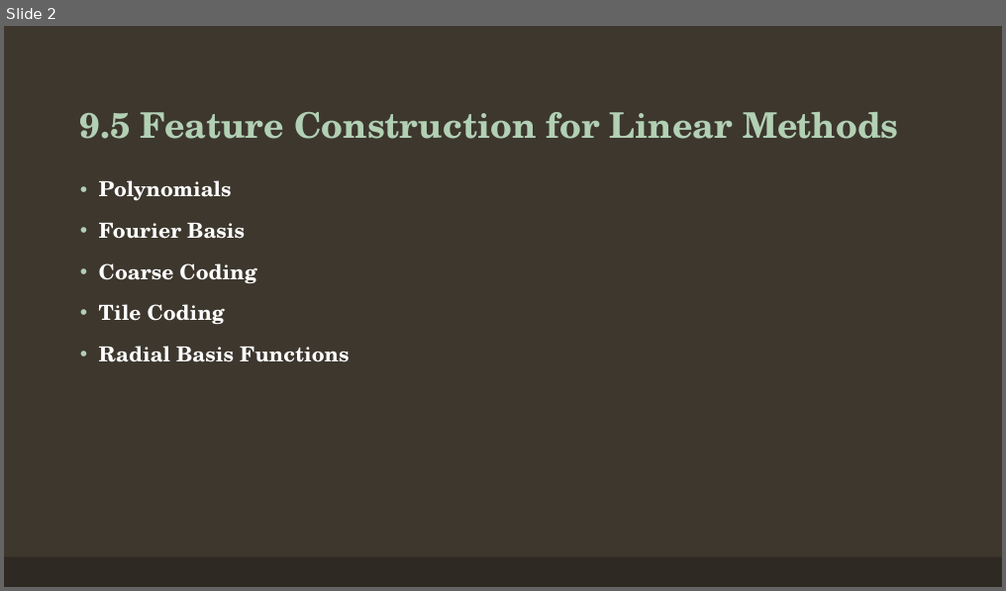
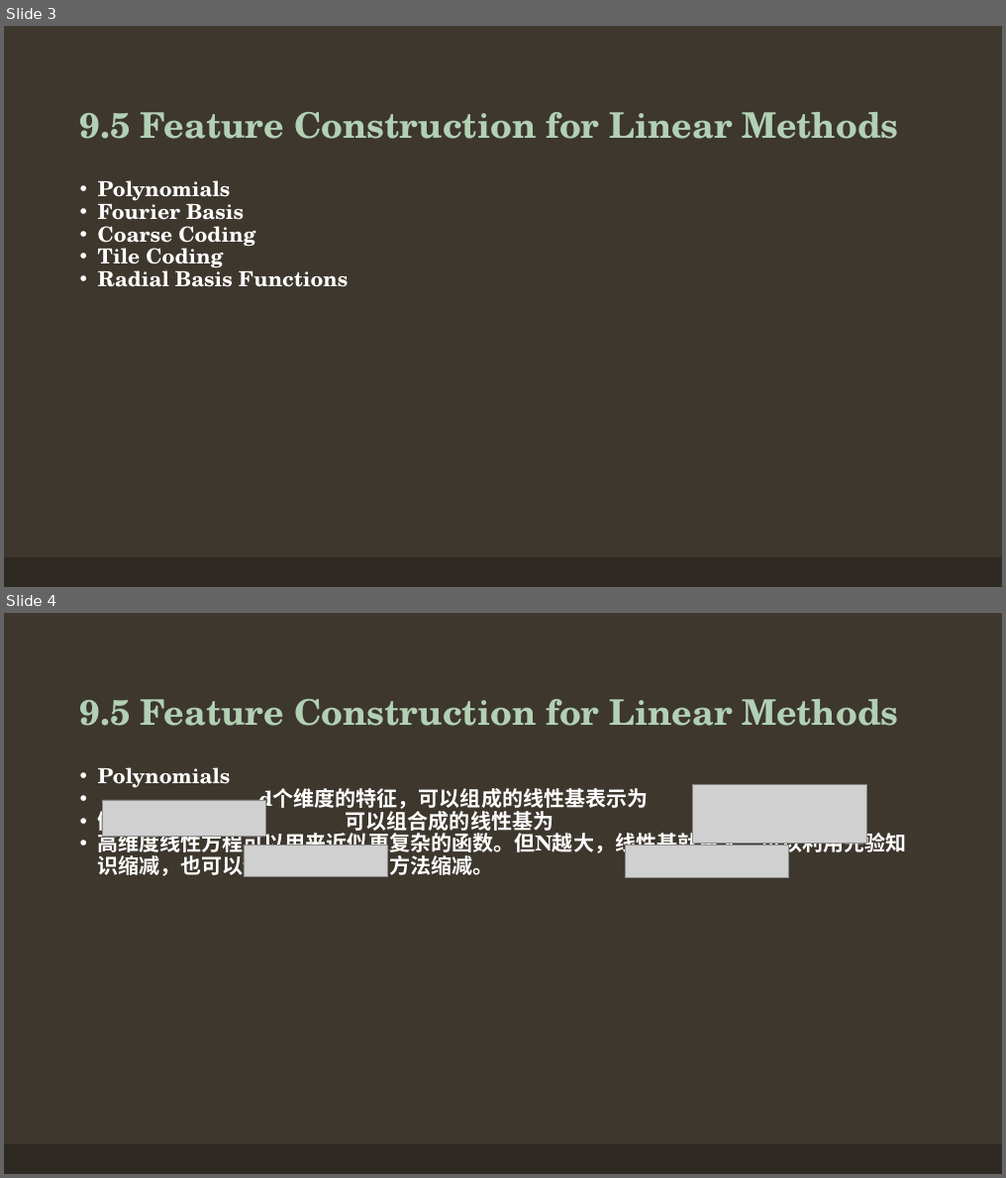
Before and after one commit to Seraphli/RLAIExercise, a slide deck: Chapter 9.pptx. Shown one above the other, each under a label of ours: slide 2 before the commit, slides 3 and 4 after it. The pictures are 1006x591 and 1006x1178 pixels, drawn with LibreOffice and Linux fonts; fonts in the diff are those of the drawing; grey boxes stand for pictures. Boxes give left, top, right and bottom in pixels: in the first picture for what was removed or moved away, otherwise in the second. Text is boxed around its words. In the diff, an @@ line names an element or a change of style, - is before the commit and + after.

```diff
--- a/Chapter 9.pptx
+++ b/Chapter 9.pptx
@@ slide 4 added at (4, 613, 1002, 1174), background #3D372E; not listed: 1 template element that a slide beside it also shows @@
@@ text added at (80, 699, 899, 726), 34 pt, text #B2D0B4, bold @@
+9.5 Feature Construction for Linear Methods
@@ text added at (98, 767, 907, 878), 20 pt, text #FFFFFF, bold @@
+• Polynomials
+• d个维度的特征，可以组成的线性基表示为
+• 例如两维特征 可以组合成的线性基为
+• 高维度线性方程可以用来近似更复杂的函数。但N越大，线性基就更大。可以利用先验知识缩减，也可以使用一些自动的方法缩减。
@@ picture added at (693, 785, 866, 844) @@
@@ picture added at (102, 800, 266, 836) @@
@@ picture added at (244, 845, 388, 877) @@
@@ picture added at (626, 845, 788, 878) @@
@@ what was slide 2 is now slide 3 @@
@@ slide 3 changed as well @@
@@ text "Polynomials" at (98, 180, 348, 287): indent changed; less space between paragraphs @@
```
Also in this commit, not shown: 6 other slides changed, 11 other slides added, 6 slides removed.
